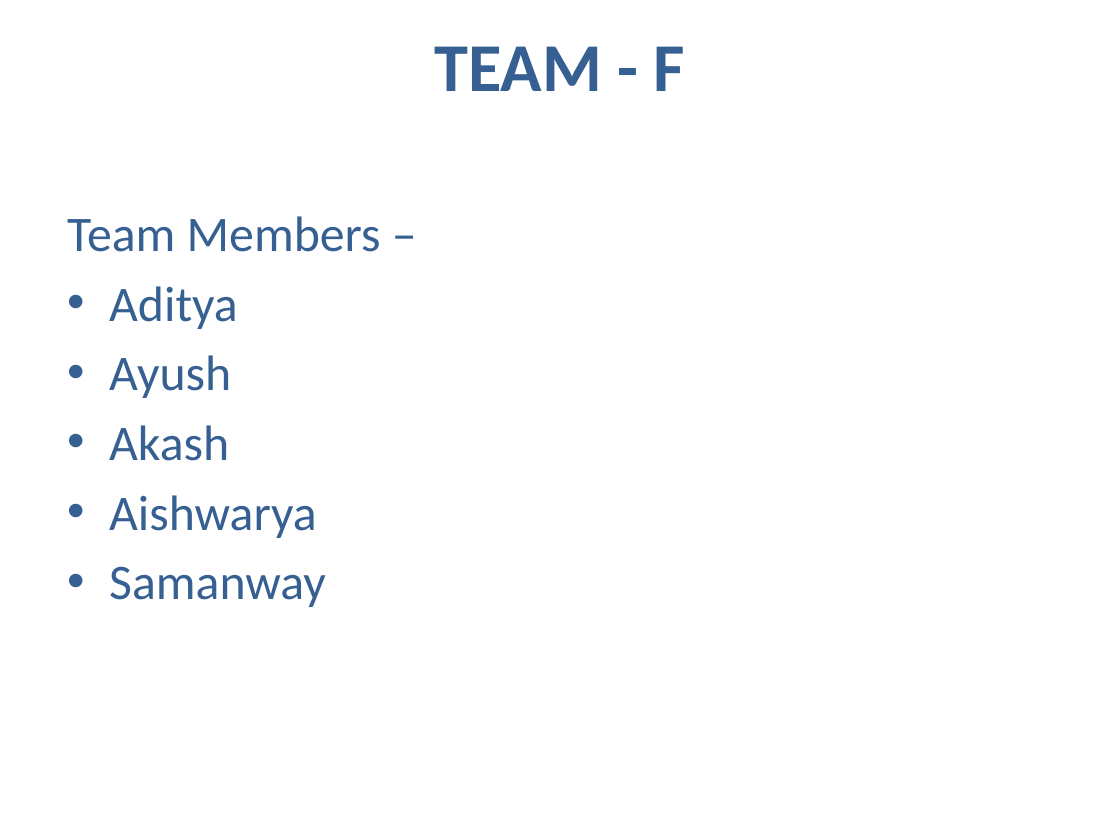
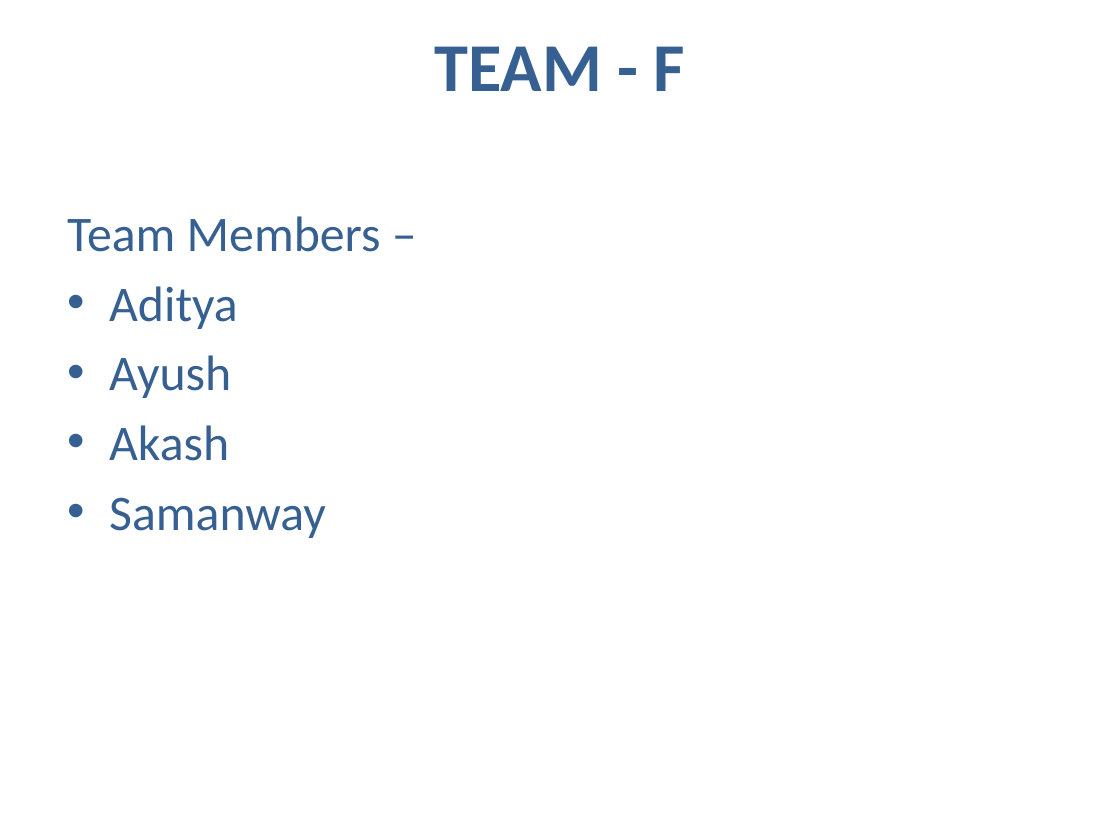
Before and after one commit to SamanwayCapg/Pecunia_codes, a slide deck: slide 2 of Presentation Aishwarya.pptx. Drawn at 1120x840 pixels with LibreOffice and Linux fonts; fonts in the diff are those of the drawing. Boxes give left, top, right and bottom in pixels: in the first picture for what was removed or moved away, otherwise in the second. Text is boxed around its words. In the diff, an @@ line names an element or a change of style, - is before the commit and + after.

```diff
--- a/Presentation Aishwarya.pptx
+++ b/Presentation Aishwarya.pptx
@@ text at bbox=[109, 495, 317, 538]: paragraph removed @@
-• Aishwarya
```
Also in this commit, not shown: 1 other slide changed.
